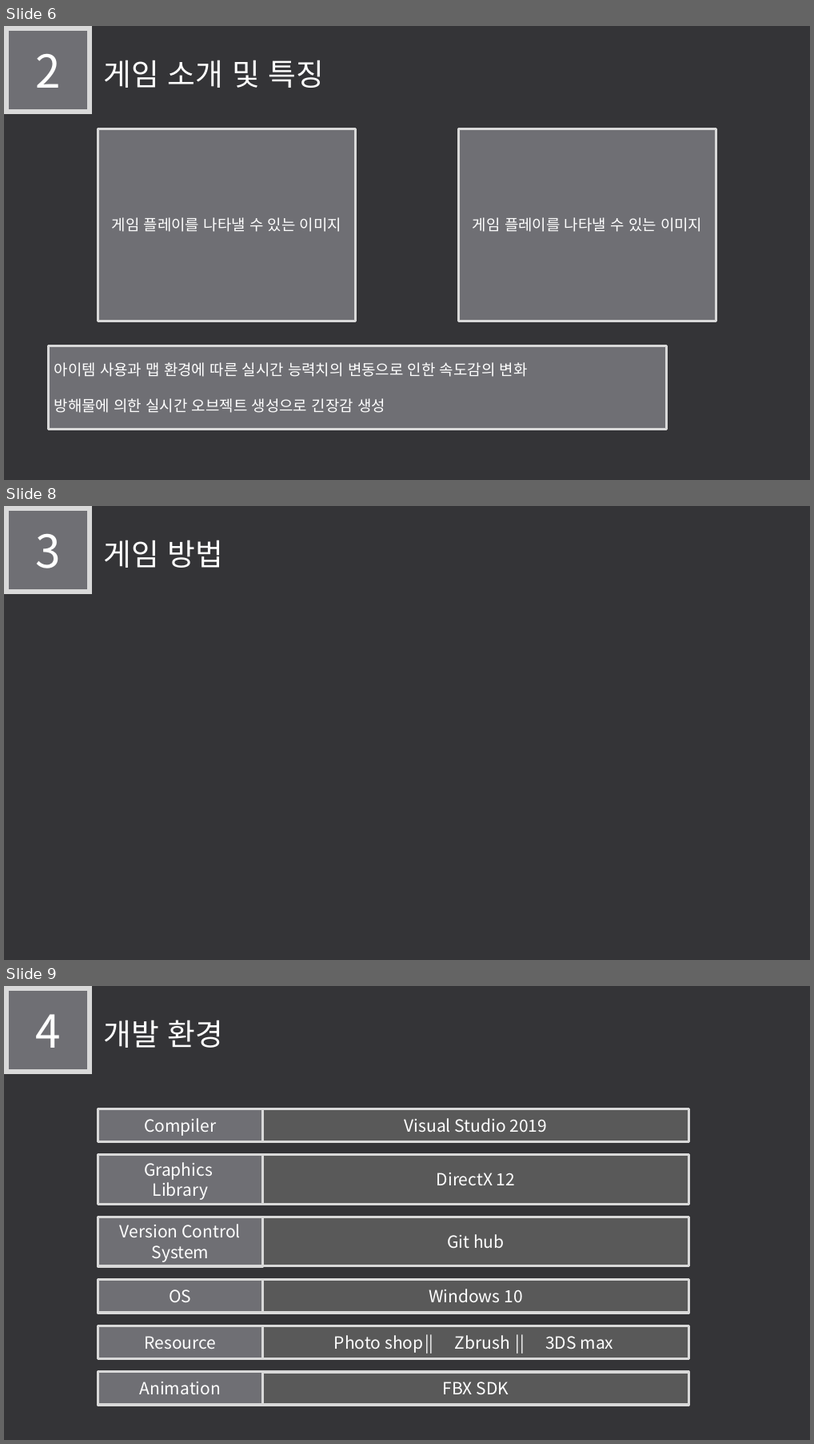
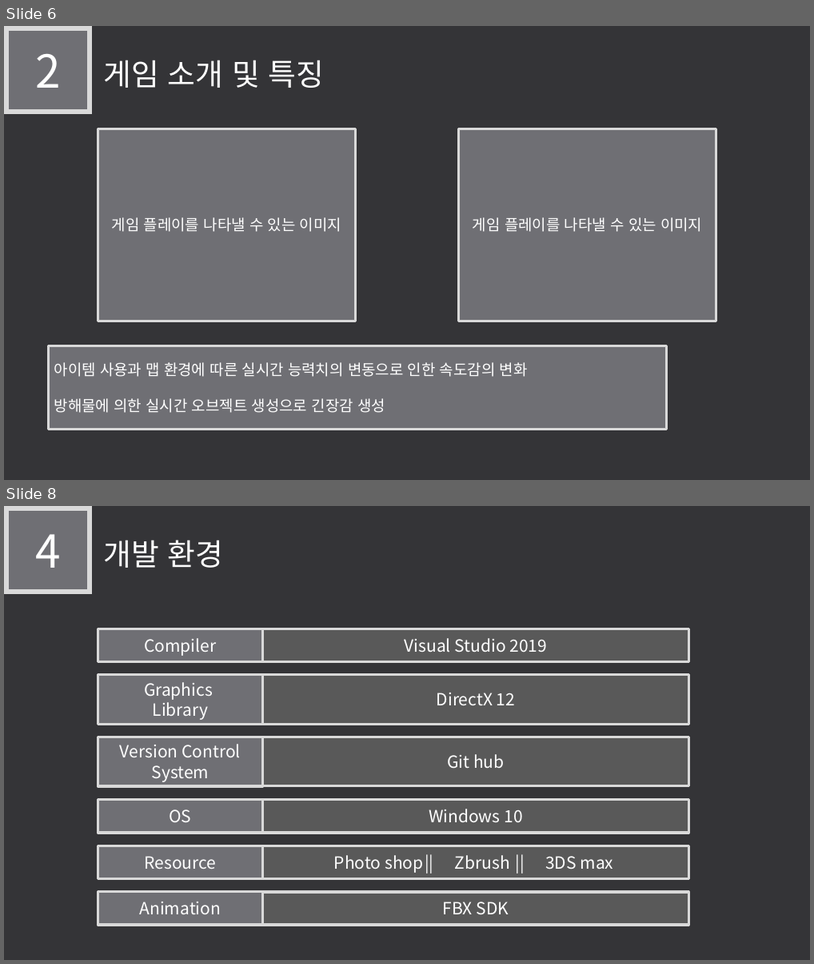
Before and after one commit to LEGO0937/Our_Project, a slide deck: 기획단계/졸작 제안서_α.pptx. Shown one above the other, each under a label of ours: slides 6, 8 and 9 before the commit, slides 6 and 8 after it; the slides between them are not shown. The pictures are 814x1444 and 814x964 pixels, drawn with LibreOffice and Linux fonts; fonts in the diff are those of the drawing. Boxes give left, top, right and bottom in pixels: in the first picture for what was removed or moved away, otherwise in the second. Text is boxed around its words. In the diff, an @@ line names an element or a change of style, - is before the commit and + after.

Commit message:
수정중
게임비교 ㅁㄴㅇㄹ

```diff
--- a/기획단계/졸작 제안서_α.pptx
+++ b/기획단계/졸작 제안서_α.pptx
@@ slide 8 removed at (4,506,810,960), background #353537 @@
@@ rectangle removed at (6,508,90,592) @@
-3
@@ text removed at (104,540,224,568) @@
-게임 방법
@@ what was slide 9 is now slide 8 @@
```
Also in this commit, not shown: 5 slides changed.
